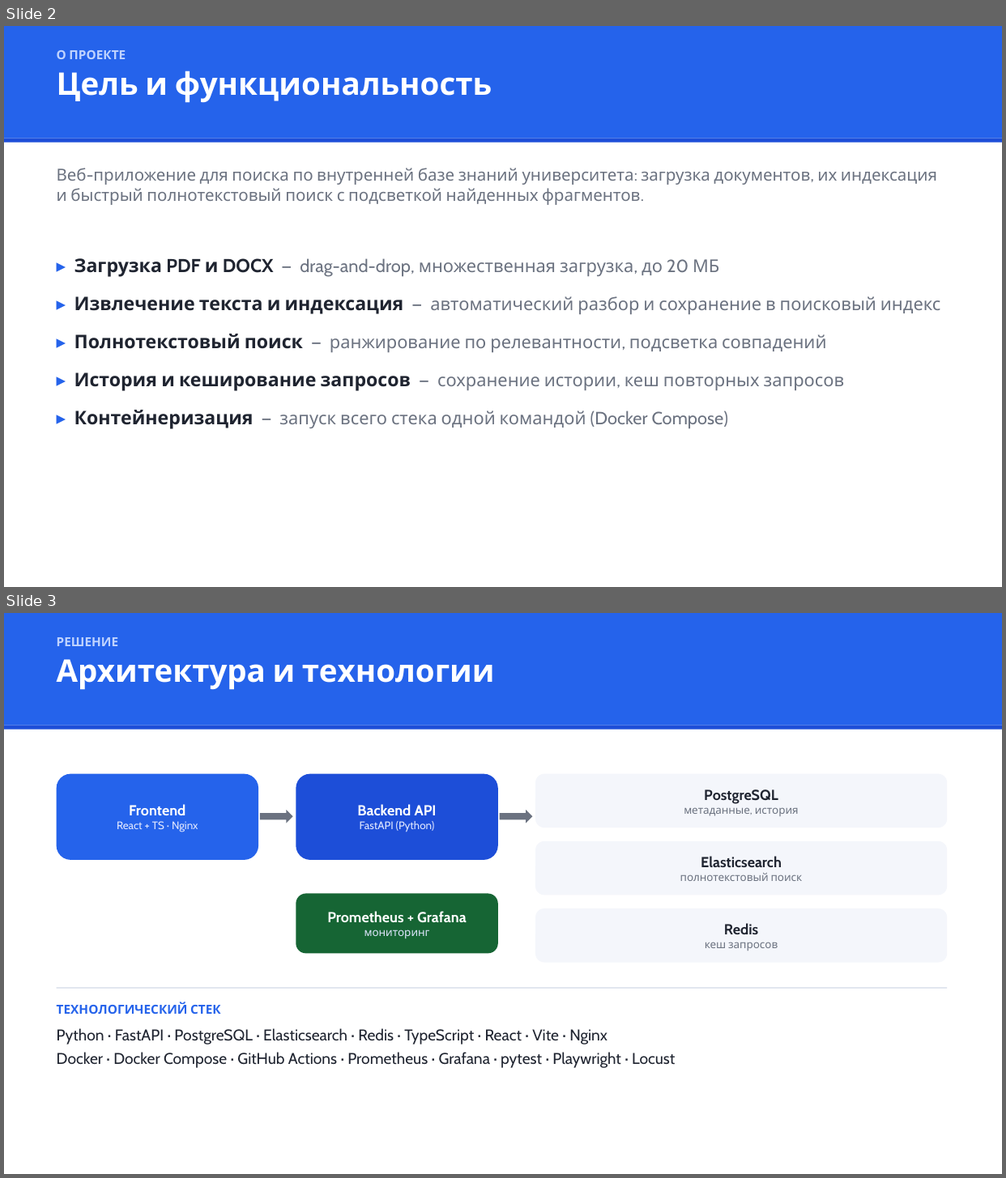
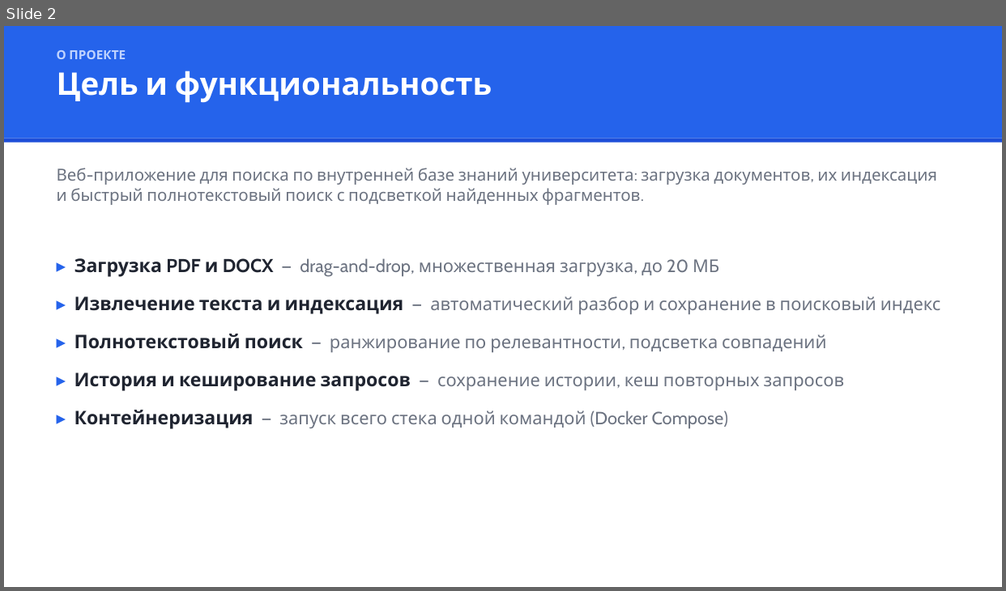
Before and after one commit to JeTsEt627/Fieldwork.-2-nd-year-BPI2403, a slide deck: Презентация проекта.pptx. Shown one above the other, each under a label of ours: slides 2 and 3 before the commit, slide 2 after it. The pictures are 1006x1178 and 1006x591 pixels, drawn with LibreOffice and Linux fonts; fonts in the diff are those of the drawing. Boxes give left, top, right and bottom in pixels: in the first picture for what was removed or moved away, otherwise in the second. Text is boxed around its words. In the diff, an @@ line names an element or a change of style, - is before the commit and + after.

```diff
--- a/Презентация проекта.pptx
+++ b/Презентация проекта.pptx
@@ slide 3 removed at [4,613,1002,1174], background #FFFFFF @@
@@ rectangle removed at [4,613,1002,726] @@
@@ text removed at [57,637,495,690] @@
-РЕШЕНИЕ
-Архитектура и технологии
@@ rectangle removed at [4,726,1002,730] @@
@@ rounded rectangle removed at [57,774,258,860] @@
-Frontend
-React + TS · Nginx
@@ rounded rectangle removed at [296,774,498,860] @@
-Backend API
-FastAPI (Python)
@@ rounded rectangle removed at [535,774,948,828] @@
-PostgreSQL
-метаданные, история
@@ right arrow removed at [260,810,293,824] @@
@@ right arrow removed at [500,810,533,824] @@
@@ rounded rectangle removed at [535,841,948,895] @@
-Elasticsearch
-полнотекстовый поиск
@@ rounded rectangle removed at [296,894,498,954] @@
-Prometheus + Grafana
-мониторинг
@@ rounded rectangle removed at [535,909,948,963] @@
-Redis
-кеш запросов
@@ rectangle removed at [57,987,948,989] @@
@@ text removed at [57,1003,675,1068] @@
-ТЕХНОЛОГИЧЕСКИЙ СТЕК
-Python · FastAPI · PostgreSQL · Elasticsearch · Redis · TypeScript · React · Vite · Nginx
-Docker · Docker Compose · GitHub Actions · Prometheus · Grafana · pytest · Playwright · Locust
```
Also in this commit, not shown: 1 slide changed, 1 slide added, 5 other files.
